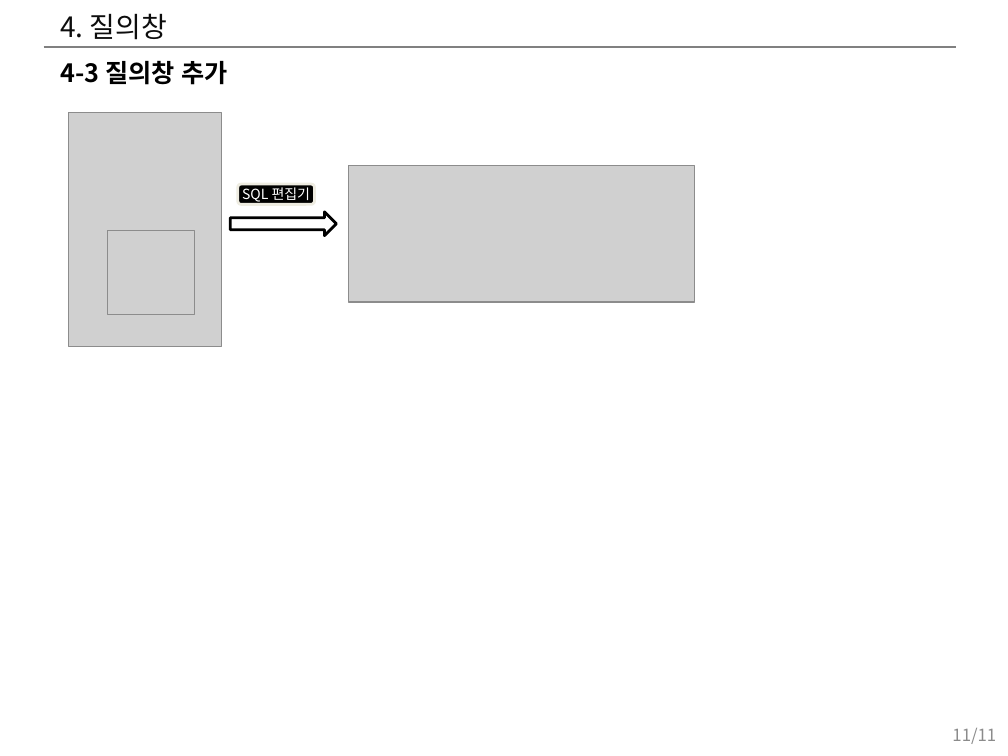
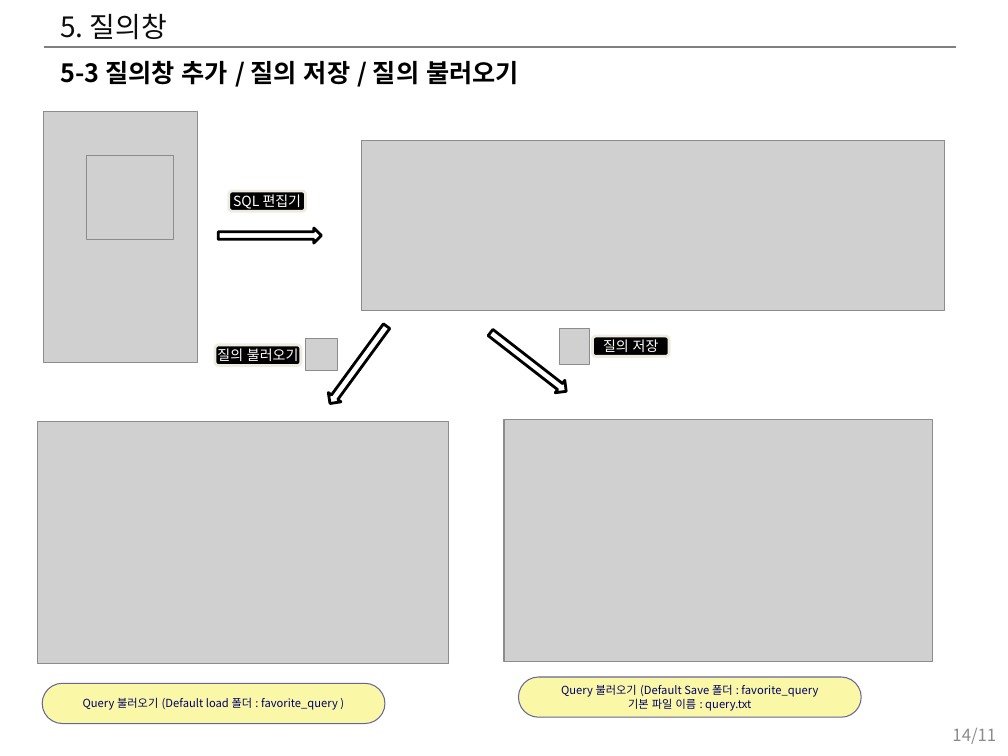
Before and after one commit to hwany7seo/gdbms_document, a slide deck: slide 14 of mockup/시각화도구_UI_UX_기획서.pptx (slide 11 before the commit). Drawn at 1008x756 pixels with LibreOffice and Linux fonts; fonts in the diff are those of the drawing; grey boxes stand for pictures. Boxes give left, top, right and bottom in pixels: in the first picture for what was removed or moved away, otherwise in the second. Text is boxed around its words. In the diff, an @@ line names an element or a change of style, - is before the commit and + after.

```diff
--- a/mockup/시각화도구_UI_UX_기획서.pptx
+++ b/mockup/시각화도구_UI_UX_기획서.pptx
@@ title at bbox=[60, 13, 167, 40]: text changed @@
-4. 질의창
+5. 질의창
@@ text at bbox=[60, 60, 519, 85]: text changed @@
-4-3 질의창 추가
+5-3 질의창 추가 / 질의 저장 / 질의 불러오기
@@ picture: place and size @@
-picture at bbox=[69, 113, 222, 347]
+picture at bbox=[43, 112, 197, 362]
@@ picture added at bbox=[361, 141, 943, 310] @@
@@ picture: place and size @@
-picture at bbox=[108, 231, 196, 314]
+picture at bbox=[87, 156, 174, 240]
@@ picture removed at bbox=[349, 165, 695, 302] @@
@@ rounded rectangle "SQL 편집기": place and size @@
-rounded rectangle "SQL 편집기" at bbox=[238, 184, 314, 205]
+rounded rectangle "SQL 편집기" at bbox=[229, 191, 305, 211]
@@ right arrow: place and size @@
-right arrow at bbox=[230, 212, 336, 236]
+right arrow at bbox=[219, 228, 322, 243]
@@ right arrow added at bbox=[324, 321, 393, 408], fill #FFFFFF, outline #000000 2 pt @@
@@ right arrow added at bbox=[486, 326, 571, 398], fill #FFFFFF, outline #000000 2 pt @@
@@ picture added at bbox=[559, 329, 590, 364] @@
@@ rounded rectangle added at bbox=[215, 345, 300, 365], fill #000000, outline #EEECE1 2 pt, 10 pt, text #FFFFFF @@
+질의 불러오기
@@ picture added at bbox=[305, 339, 337, 371] @@
@@ rounded rectangle added at bbox=[593, 336, 669, 356], fill #000000, outline #EEECE1 2 pt, 10 pt, text #FFFFFF @@
+질의 저장
@@ picture added at bbox=[504, 419, 932, 662] @@
@@ picture added at bbox=[37, 421, 449, 664] @@
@@ rounded rectangle added at bbox=[42, 683, 385, 724], fill #FAF8A6, outline #666699 0.75 pt, 8 pt, text #000066 @@
+Query 불러오기 (Default load 폴더 : favorite_query )
@@ rounded rectangle added at bbox=[518, 677, 861, 718], fill #FAF8A6, outline #666699 0.75 pt, 8 pt, text #000066 @@
+Query 불러오기 (Default Save 폴더 : favorite_query
+기본 파일 이름 : query.txt
@@ page number at bbox=[952, 728, 996, 744]: text changed @@
-11/11
+14/11
```
Also in this commit, not shown: 2 other slides changed, 9 slides added, 6 other files.
